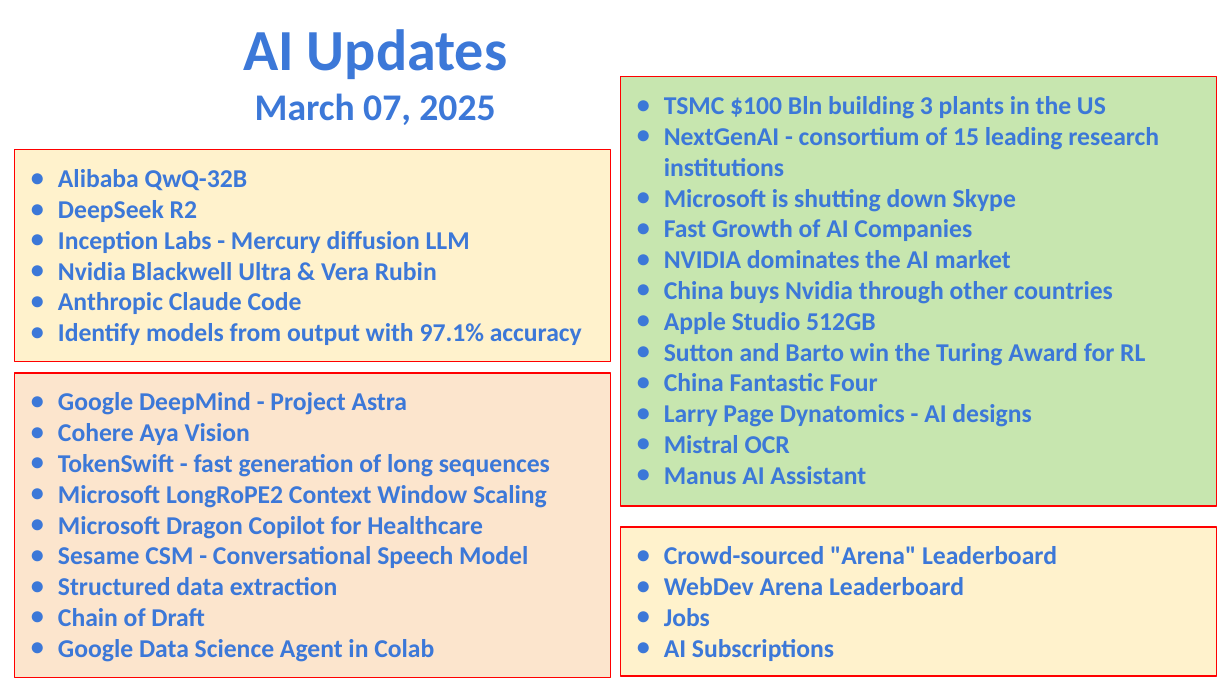
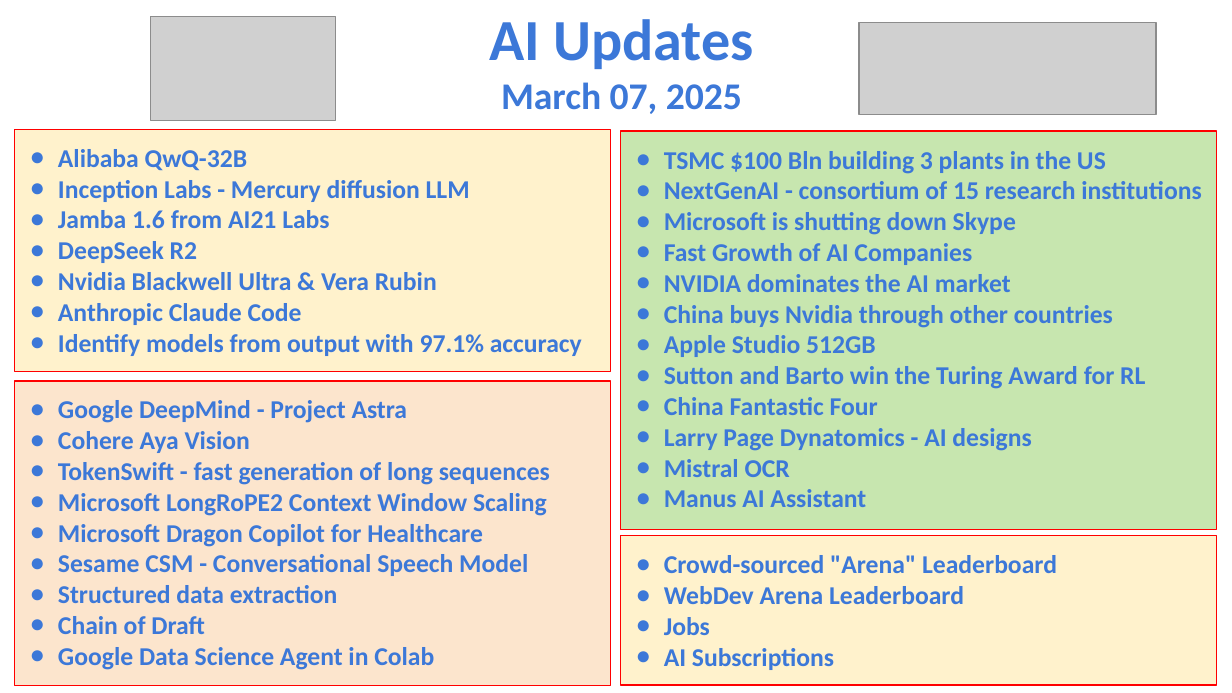
Before and after one commit to lselector/seminar, a slide deck: slide 1 of 2025/2025-03-07-AI-Updates.pptx. Drawn at 1232x693 pixels with LibreOffice and Linux fonts; fonts in the diff are those of the drawing; grey boxes stand for pictures. Boxes give left, top, right and bottom in pixels: in the first picture for what was removed or moved away, otherwise in the second. Text is boxed around its words. In the diff, an @@ line names an element or a change of style, - is before the commit and + after.

Commit message:
update

```diff
--- a/2025/2025-03-07-AI-Updates.pptx
+++ b/2025/2025-03-07-AI-Updates.pptx
@@ picture added at (150, 17, 335, 121) @@
@@ text "AI Updates": place and size @@
-text "AI Updates" at (243, 29, 507, 125)
+text "AI Updates" at (490, 19, 753, 114)
@@ picture added at (859, 22, 1156, 115) @@
@@ rectangle "Alibaba QwQ-32B": place and size @@
-rectangle "Alibaba QwQ-32B" at (15, 150, 610, 362)
+rectangle "Alibaba QwQ-32B" at (15, 129, 610, 372)
@@ rectangle "TSMC $100 Bln building 3 ...": place and size @@
-rectangle "TSMC $100 Bln building 3 ..." at (621, 76, 1216, 505)
+rectangle "TSMC $100 Bln building 3 ..." at (621, 131, 1216, 529)
@@ text in rectangle at (58, 180, 470, 228): paragraphs added @@
+● Inception Labs - Mercury diffusion LLM
+● Jamba 1.6 from AI21 Labs
@@ text in rectangle at (664, 181, 1201, 199): text changed @@
-● NextGenAI - consortium of 15 leading research institutions
+● NextGenAI - consortium of 15 research institutions
@@ text in rectangle at (58, 231, 470, 253): paragraph removed @@
-● Inception Labs - Mercury diffusion LLM
@@ rectangle "Google DeepMind - Project Astra": place and size @@
-rectangle "Google DeepMind - Project Astra" at (15, 373, 610, 678)
+rectangle "Google DeepMind - Project Astra" at (15, 381, 610, 685)
@@ rectangle "Crowd-sourced "Arena" Leaderboard": place and size @@
-rectangle "Crowd-sourced "Arena" Leaderboard" at (621, 527, 1216, 676)
+rectangle "Crowd-sourced "Arena" Leaderboard" at (621, 536, 1216, 685)
```
Also in this commit, not shown: 4 other slides changed, 1 slide added.
